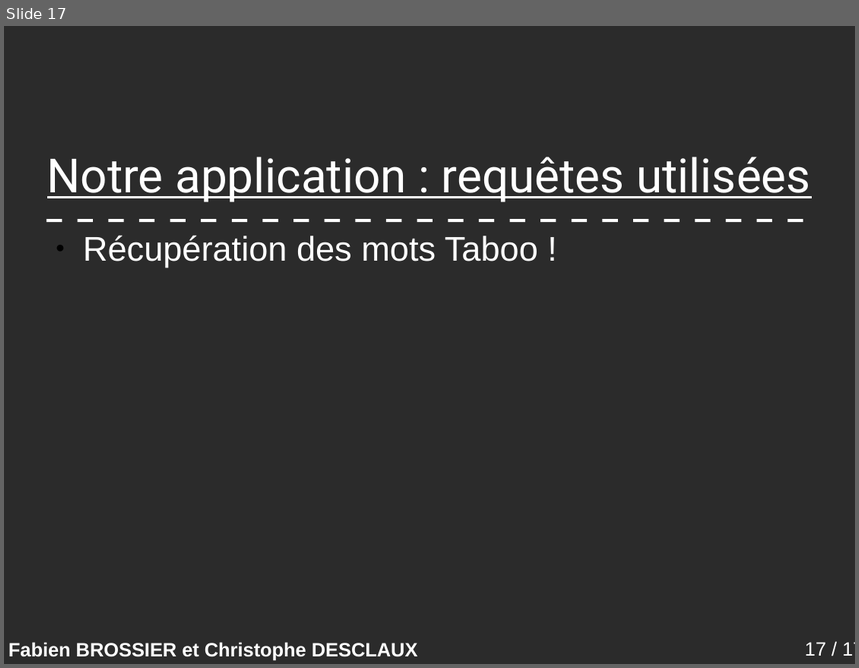
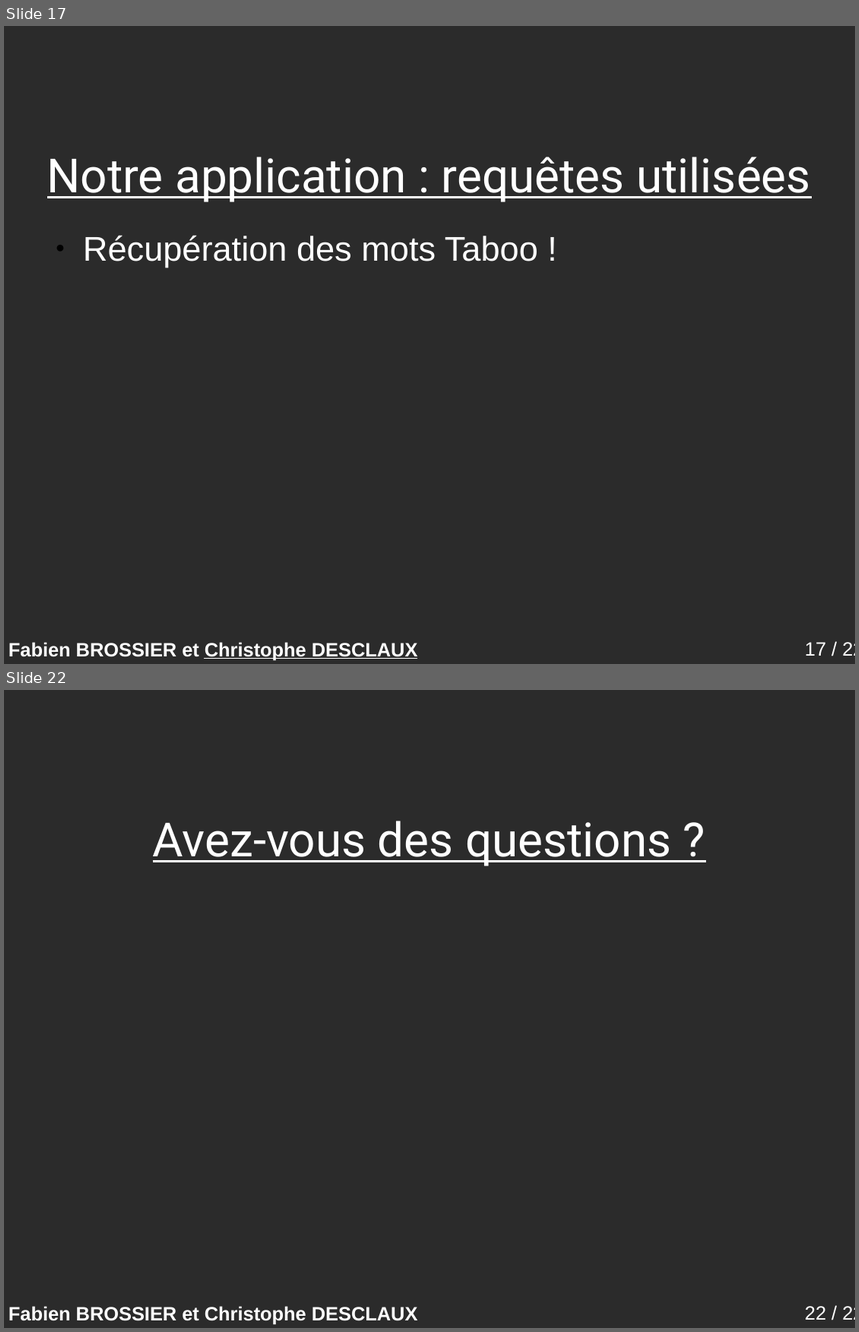
Before and after one commit to descl/TabooGeek, a slide deck: rapport/presentation.odp. Shown one above the other, each under a label of ours: slide 17 before the commit, slides 17 and 22 after it; the slides between them are not shown. The pictures are 859x668 and 859x1332 pixels, drawn with LibreOffice and Linux fonts; fonts in the diff are those of the drawing; background and template pictures are left out; a plain dark background stands for a picture behind light text. Boxes give left, top, right and bottom in pixels: in the first picture for what was removed or moved away, otherwise in the second. Text is boxed around its words. In the diff, an @@ line names an element or a change of style, - is before the commit and + after.

```diff
--- a/rapport/presentation.odp
+++ b/rapport/presentation.odp
@@ slide 22 added at [4,690,855,1328], background picture (left out); not listed: 2 template elements that a slide beside it also shows @@
@@ title added at [153,821,671,866], 44 pt, text #FFFFFF, underline @@
+Avez-vous des questions ?
@@ slide 17 changed as well @@
@@ line removed from (47, 221) to (813, 221) @@
@@ line added from (205, 658) to (417, 658), #FFFFFF 0 pt @@
@@ page number at [805,642,855,656]: text changed @@
-17 / 17
+17 / 22
```
Also in this commit, not shown: 14 other slides changed, 6 other slides added, 2 slides removed.
